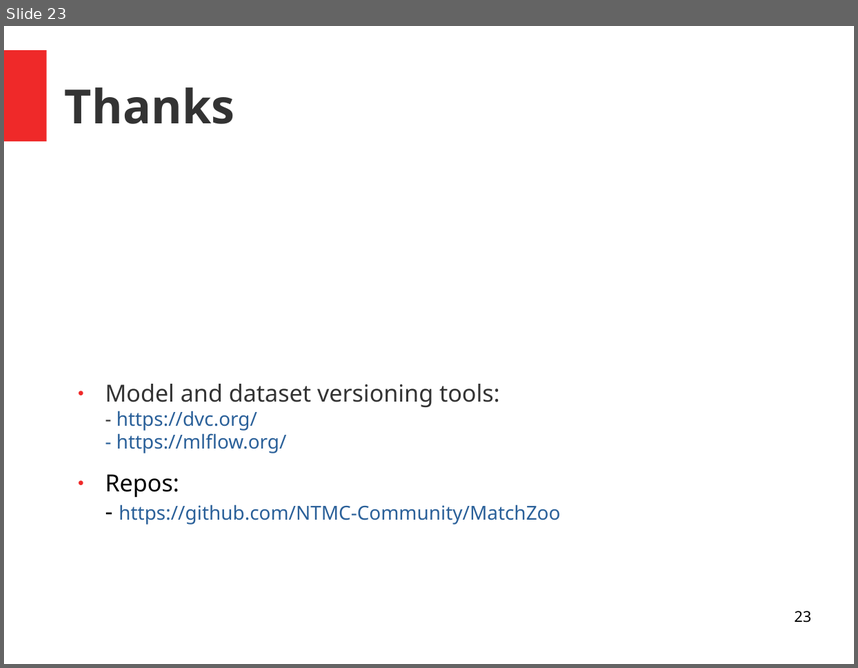
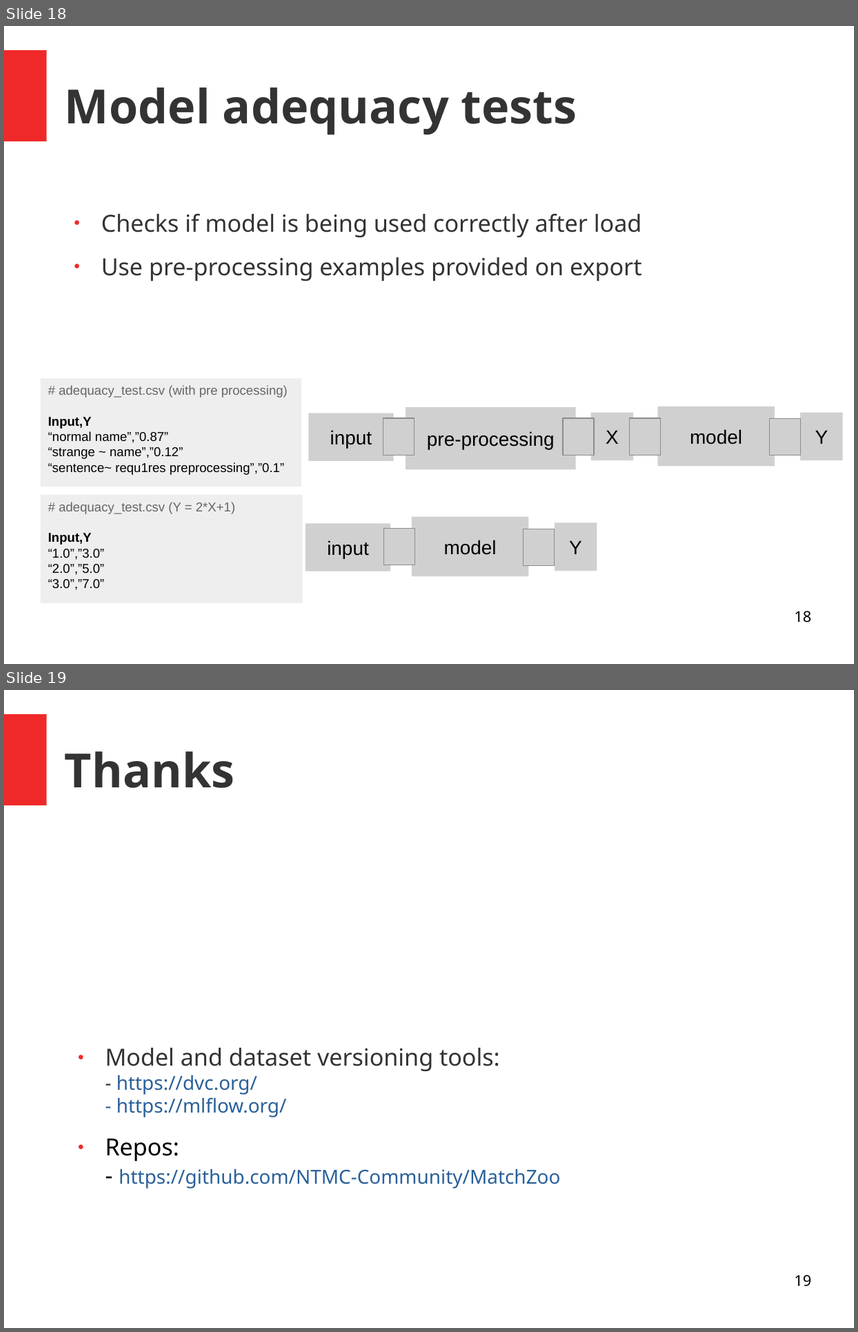
Before and after one commit to andrefsp/models-to-production, a slide deck: models-to-production.odp. Shown one above the other, each under a label of ours: slide 23 before the commit, slides 18 and 19 after it. The pictures are 858x668 and 858x1332 pixels, drawn with LibreOffice and Linux fonts; fonts in the diff are those of the drawing; grey boxes stand for pictures. Boxes give left, top, right and bottom in pixels: in the first picture for what was removed or moved away, otherwise in the second. Text is boxed around its words. In the diff, an @@ line names an element or a change of style, - is before the commit and + after.

Commit message:
Add Adequacy tests slide

```diff
--- a/models-to-production.odp
+++ b/models-to-production.odp
@@ slide 18 added at box(4, 26, 854, 664), background #FFFFFF; not listed: 1 template element that a slide beside it also shows @@
@@ title added at box(65, 87, 577, 135), 44 pt, text #333333, bold @@
+Model adequacy tests
@@ text added at box(101, 214, 642, 281), 22 pt, text #333333 @@
+● Checks if model is being used correctly after load
+● Use pre-processing examples provided on export
@@ rectangle added at box(41, 379, 302, 488), fill #EEEEEE, 12 pt, text #000000 @@
+# adequacy_test.csv (with pre processing)
+Input,Y
+“normal name”,”0.87”
+“strange ~ name”,”0.12”
+“sentence~ requ1res preprocessing”,”0.1”
@@ picture added at box(309, 413, 394, 461), 18 pt, text #000000 @@
+input
@@ picture added at box(383, 418, 415, 455) @@
@@ picture added at box(406, 407, 575, 470), 18 pt, text #000000 @@
+pre-processing
@@ picture added at box(564, 418, 594, 455) @@
@@ picture added at box(591, 412, 633, 460), 18 pt, text #000000 @@
+X
@@ picture added at box(630, 418, 660, 455) @@
@@ picture added at box(658, 406, 775, 466), 18 pt, text #000000 @@
+model
@@ picture added at box(770, 419, 801, 456) @@
@@ picture added at box(801, 412, 843, 460), 18 pt, text #000000 @@
+Y
@@ rectangle added at box(41, 495, 303, 604), fill #EEEEEE, 12 pt, text #000000 @@
+# adequacy_test.csv (Y = 2*X+1)
+Input,Y
+“1.0”,”3.0”
+“2.0”,”5.0”
+“3.0”,”7.0”
@@ picture added at box(412, 517, 529, 576), 18 pt, text #000000 @@
+model
@@ picture added at box(306, 523, 390, 570), 18 pt, text #000000 @@
+input
@@ picture added at box(384, 528, 415, 565) @@
@@ picture added at box(524, 529, 555, 566) @@
@@ picture added at box(555, 523, 597, 570), 18 pt, text #000000 @@
+Y
@@ page number added at box(794, 610, 811, 622), 14 pt, text #000000 @@
+18
@@ what was slide 23 is now slide 19 @@
@@ page number at box(794, 1274, 811, 1286): text changed @@
-23
+19
```
Also in this commit, not shown: 11 slides changed, 5 slides removed.
